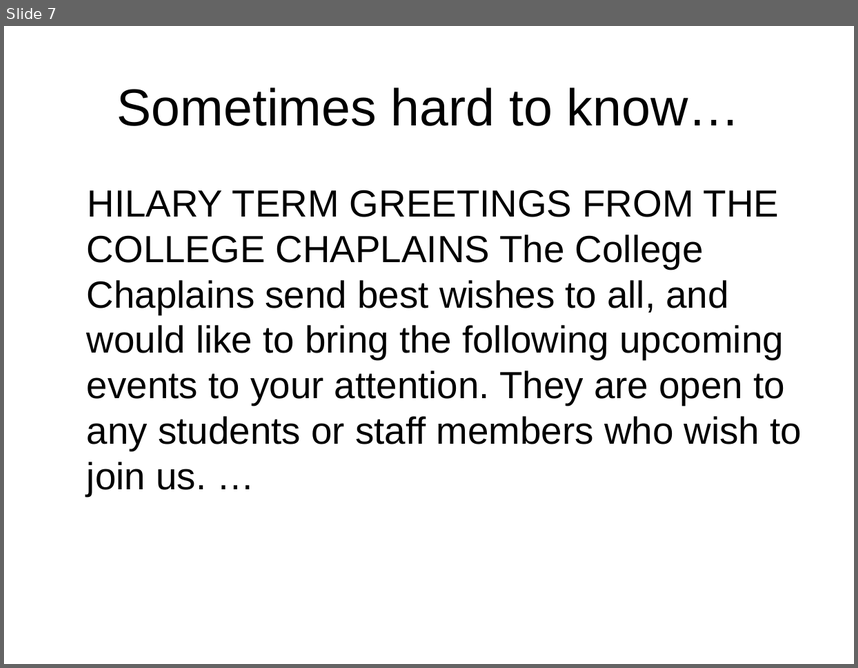
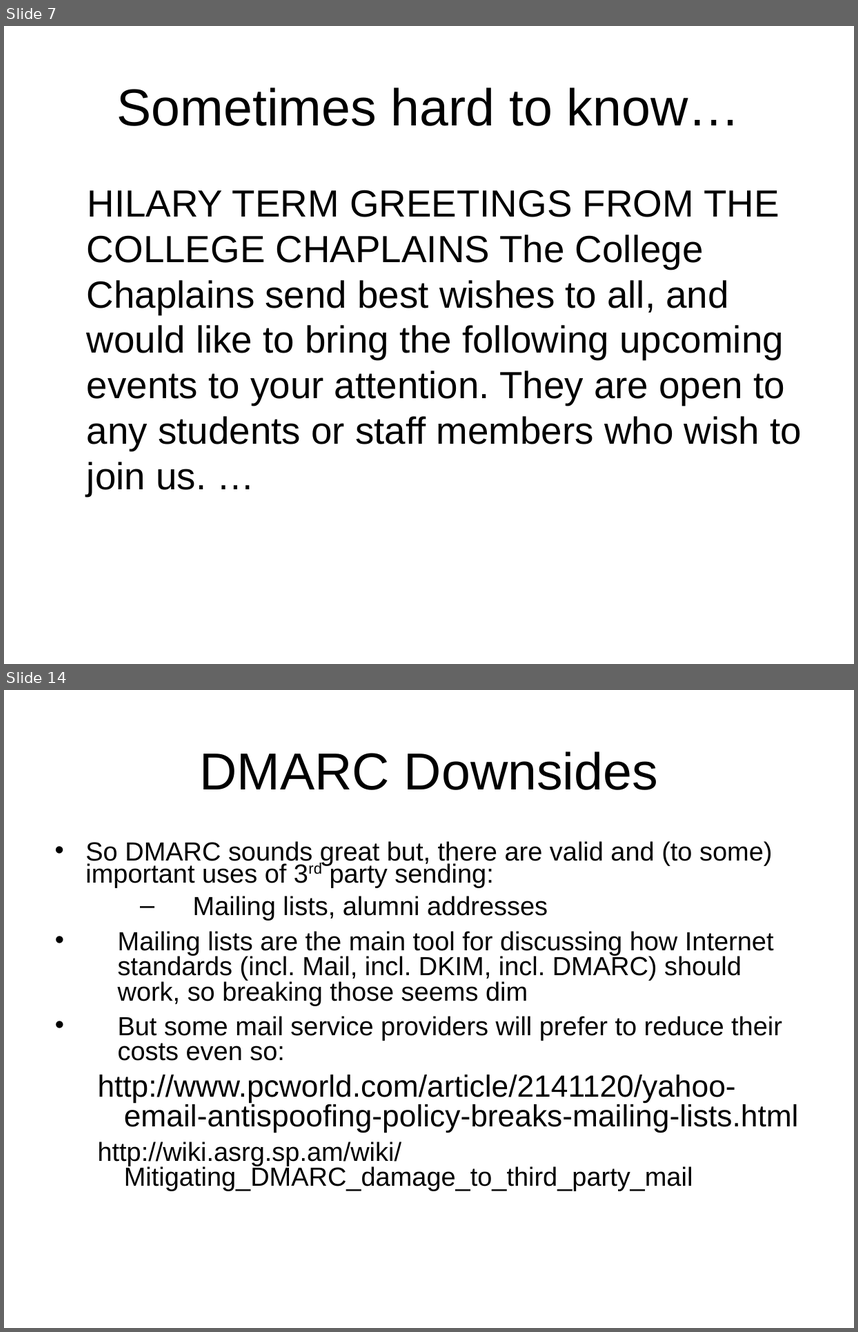
Before and after one commit to sftcd/cs7053, a slide deck: 2016lectures/04-spam.ppt. Shown one above the other, each under a label of ours: slide 7 before the commit, slides 7 and 14 after it; the slides between them are not shown. The pictures are 858x668 and 858x1332 pixels, drawn with LibreOffice and Linux fonts; fonts in the diff are those of the drawing. Boxes give left, top, right and bottom in pixels: in the first picture for what was removed or moved away, otherwise in the second. Text is boxed around its words. In the diff, an @@ line names an element or a change of style, - is before the commit and + after.

```diff
--- a/2016lectures/04-spam.ppt
+++ b/2016lectures/04-spam.ppt
@@ slide 14 added at box(4, 690, 854, 1328), background #FFFFFF @@
@@ title added at box(199, 751, 658, 790), 44 pt, text #000000 @@
+DMARC Downsides
@@ text added at box(85, 841, 799, 1190), 22.2 pt, text #000000 @@
+• So DMARC sounds great but, there are valid and (to some) important uses of 3rd party sending:
+  – Mailing lists, alumni addresses
+• Mailing lists are the main tool for discussing how Internet standards (incl. Mail, incl. DKIM, incl. DMARC) should work, so breaking those seems dim
+• But some mail service providers will prefer to reduce their costs even so:
+  http://www.pcworld.com/article/2141120/yahoo-email-antispoofing-policy-breaks-mailing-lists.html
+  http://wiki.asrg.sp.am/wiki/Mitigating_DMARC_damage_to_third_party_mail
```
Also in this commit, not shown: 2 other slides added, 1 slide removed, 1 other file.
